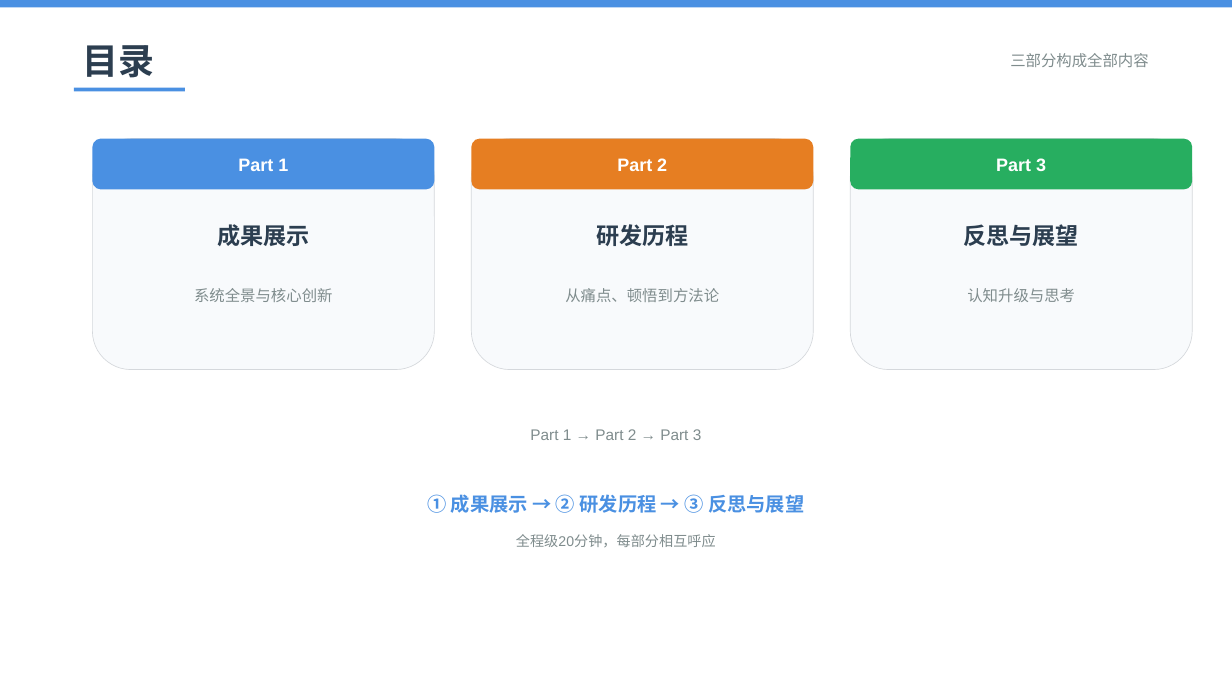
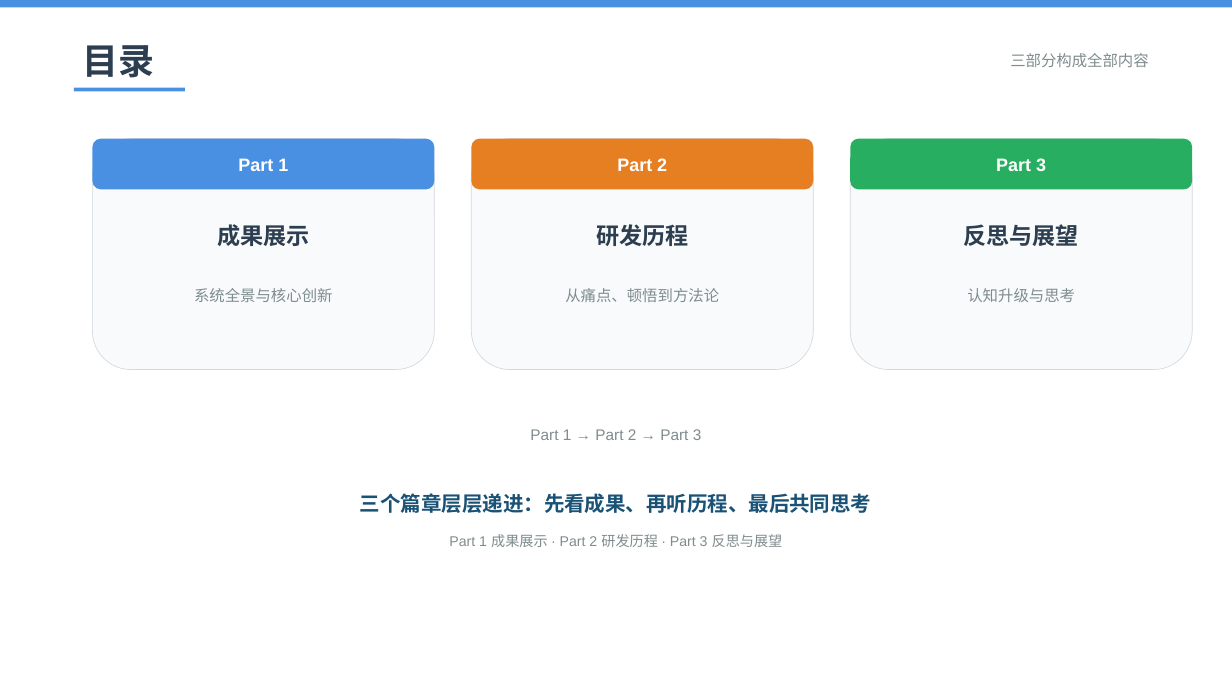
Before and after one commit to PorcupineBoy/bank, a slide deck: slide 2 of AI竞赛讲解_手机银行核心业务_优化版_v5.pptx. Drawn at 1232x693 pixels with LibreOffice and Linux fonts; fonts in the diff are those of the drawing. Boxes give left, top, right and bottom in pixels: in the first picture for what was removed or moved away, otherwise in the second. Text is boxed around its words. In the diff, an @@ line names an element or a change of style, - is before the commit and + after.

```diff
--- a/AI竞赛讲解_手机银行核心业务_优化版_v5.pptx
+++ b/AI竞赛讲解_手机银行核心业务_优化版_v5.pptx
@@ text added at (x1=360, y1=493, x2=872, y2=513), 16 pt, text #1A5276, bold @@
+三个篇章层层递进：先看成果、再听历程、最后共同思考
@@ text at (x1=449, y1=534, x2=783, y2=547): text changed; size 15 to 11 pt; text colour #4A90E2 to #7F8C8D; bold off @@
-① 成果展示 → ② 研发历程 → ③ 反思与展望
+Part 1 成果展示 · Part 2 研发历程 · Part 3 反思与展望
@@ text removed at (x1=516, y1=534, x2=716, y2=547) @@
-全程级20分钟，每部分相互呼应
```
Also in this commit, not shown: 10 other slides changed, 5 other files.
